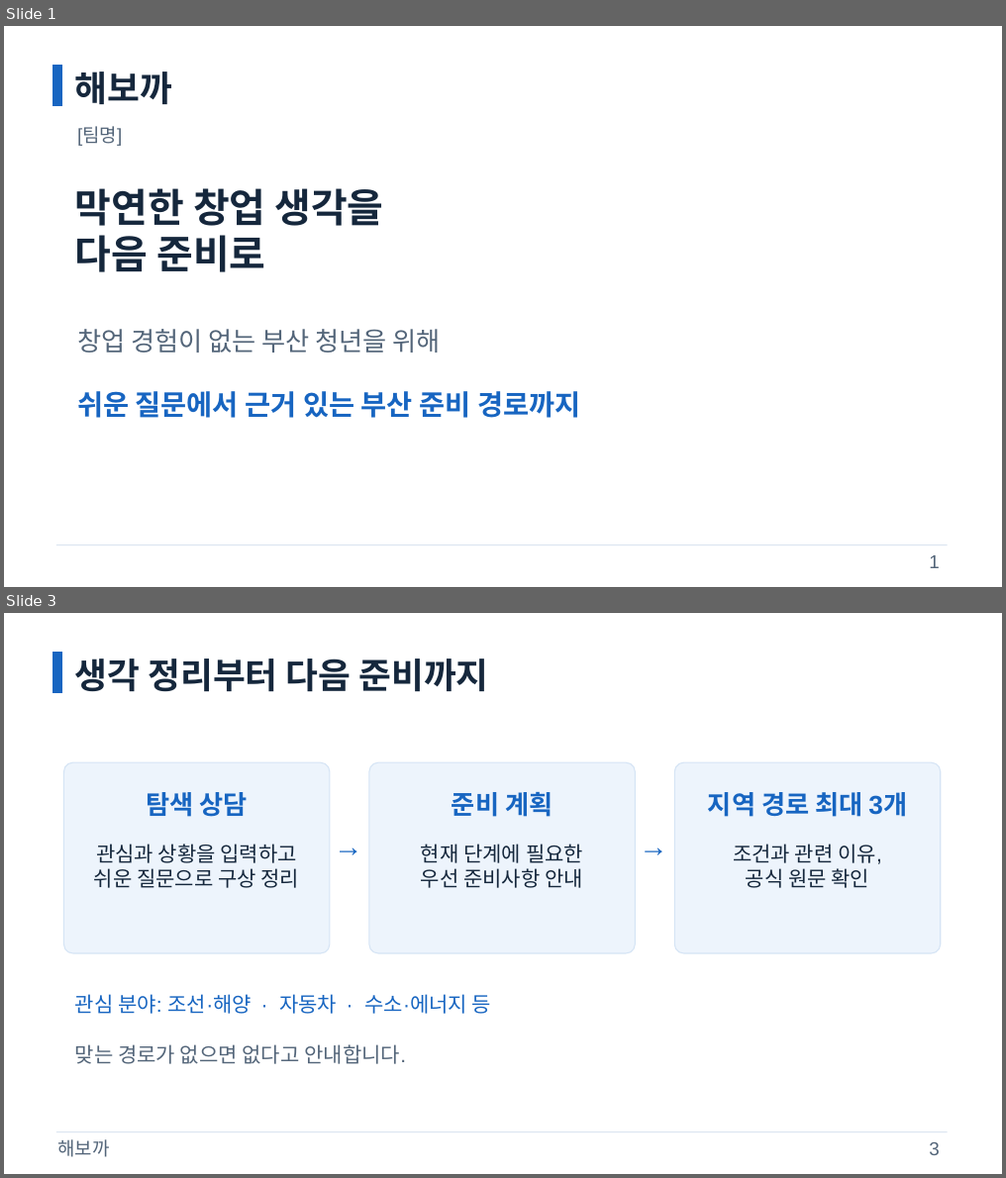
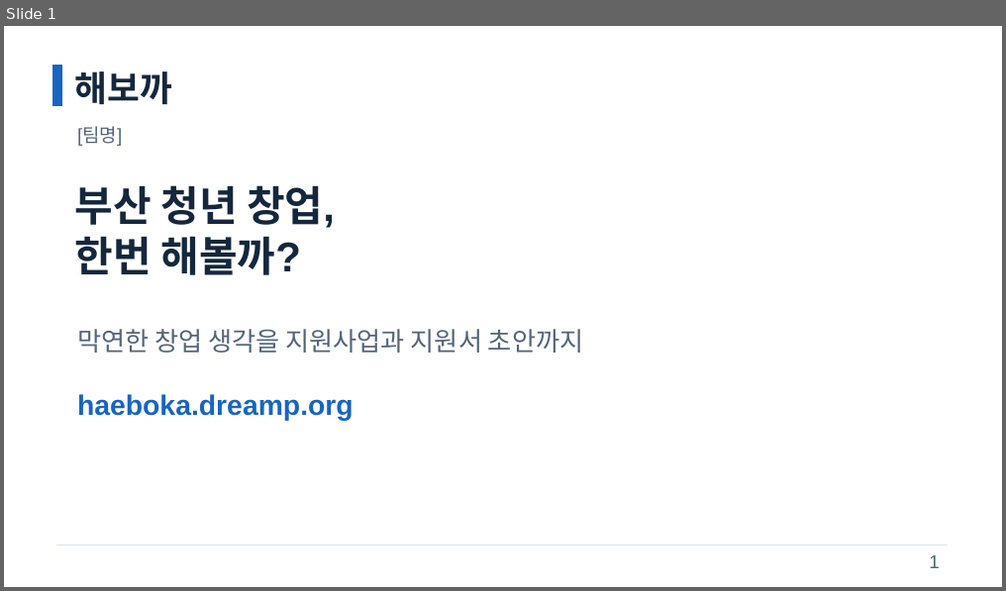
Before and after one commit to samsepi0l-1337/hackaton, a slide deck: docs/presentation/gil-pitch.pptx. Shown one above the other, each under a label of ours: slides 1 and 3 before the commit, slide 1 after it; the slides between them are not shown. The pictures are 1006x1178 and 1006x591 pixels, drawn with LibreOffice and Linux fonts; fonts in the diff are those of the drawing. Boxes give left, top, right and bottom in pixels: in the first picture for what was removed or moved away, otherwise in the second. Text is boxed around its words. In the diff, an @@ line names an element or a change of style, - is before the commit and + after.

```diff
--- a/docs/presentation/gil-pitch.pptx
+++ b/docs/presentation/gil-pitch.pptx
@@ slide 3 removed at (x1=4, y1=613, x2=1002, y2=1174), background #FFFFFF @@
@@ rectangle removed at (x1=53, y1=652, x2=62, y2=693) @@
@@ text removed at (x1=75, y1=659, x2=489, y2=692) @@
-생각 정리부터 다음 준비까지
@@ rounded rectangle removed at (x1=63, y1=762, x2=330, y2=954) @@
@@ rounded rectangle removed at (x1=369, y1=762, x2=635, y2=954) @@
@@ rounded rectangle removed at (x1=675, y1=762, x2=941, y2=954) @@
@@ text removed at (x1=146, y1=792, x2=248, y2=817) @@
-탐색 상담
@@ text removed at (x1=451, y1=792, x2=552, y2=817) @@
-준비 계획
@@ text removed at (x1=708, y1=792, x2=907, y2=817) @@
-지역 경로 최대 3개
@@ text removed at (x1=94, y1=844, x2=300, y2=888) @@
-관심과 상황을 입력하고
-쉬운 질문으로 구상 정리
@@ text removed at (x1=334, y1=827, x2=363, y2=863) @@
-→
@@ text removed at (x1=421, y1=844, x2=583, y2=888) @@
-현재 단계에 필요한
-우선 준비사항 안내
@@ text removed at (x1=639, y1=827, x2=668, y2=863) @@
-→
@@ text removed at (x1=733, y1=844, x2=882, y2=888) @@
-조건과 관련 이유,
-공식 원문 확인
@@ text removed at (x1=75, y1=994, x2=491, y2=1014) @@
-관심 분야: 조선·해양 · 자동차 · 수소·에너지 등
@@ text removed at (x1=75, y1=1045, x2=406, y2=1064) @@
-맞는 경로가 없으면 없다고 안내합니다.
@@ line removed from (56, 1133) to (947, 1133) @@
@@ text removed at (x1=57, y1=1140, x2=109, y2=1157) @@
-해보까
@@ text removed at (x1=929, y1=1143, x2=940, y2=1156) @@
-3
@@ slide 1 changed as well @@
@@ text at (x1=75, y1=185, x2=335, y2=275): text changed; size 38 to 40 pt @@
-막연한 창업 생각을
-다음 준비로
+부산 청년 창업,
+한번 해볼까?
@@ text at (x1=77, y1=329, x2=583, y2=353): text changed @@
-창업 경험이 없는 부산 청년을 위해
+막연한 창업 생각을 지원사업과 지원서 초안까지
@@ text at (x1=77, y1=394, x2=353, y2=420): text changed @@
-쉬운 질문에서 근거 있는 부산 준비 경로까지
+haeboka.dreamp.org
```
Also in this commit, not shown: 1 other slide changed, 5 slides added, 3 other slides removed, 4 other files.
